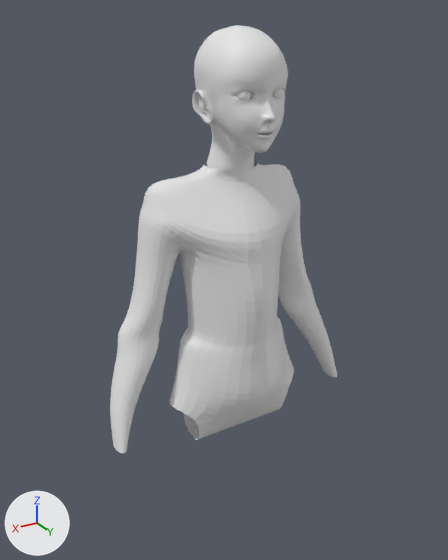
The Blender file character.blend: old version first, new version second.
One viewpoint serves both versions: a 50 mm lens placed at (1.85, 2.98, 4.93), pointed at (0.02, -0.07, 3.4). Lighting does not change. The marker at lower left points along +X, +Y and +Z.

Names of what the first picture shows: 'Cylinder', 'face'.
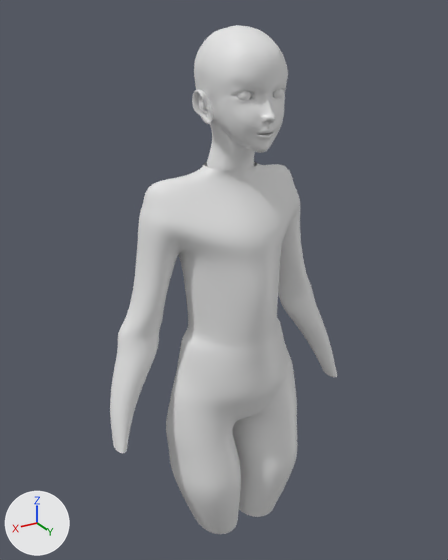
What differs and where, as boxes [x1, y1, x2, y2] in the pictures (448 x 560 px):
'Cylinder', reshaped (28% taller): before [110, 162, 337, 453]; after [110, 162, 337, 534]
part 1 of me_cylinder, built on: before [170, 317, 294, 440]; after [166, 318, 298, 534]

The change in detail:
me_cylinder is used by ob_cylinder; location (0.0, 0.0, 3.0).
me_cylinder had 116 vertices, 98 faces and spanned x 0.0..0.86, y -0.35..0.41, z -0.62..1.13.
me_cylinder now has 146 vertices, 128 faces and spans x -0.02..0.86, y -0.46..0.41, z -1.35..1.13.
Part 1, on me_cylinder:
15 vertices move from x 0.0..0.54, y -0.35..0.41, z -0.62..0.11 to x 0.0..0.52, y -0.46..0.4, z -0.54..0.11.
30 vertices are added at x -0.02..0.53, y -0.44..0.36, z -1.35..-0.53.
30 new faces join them.
